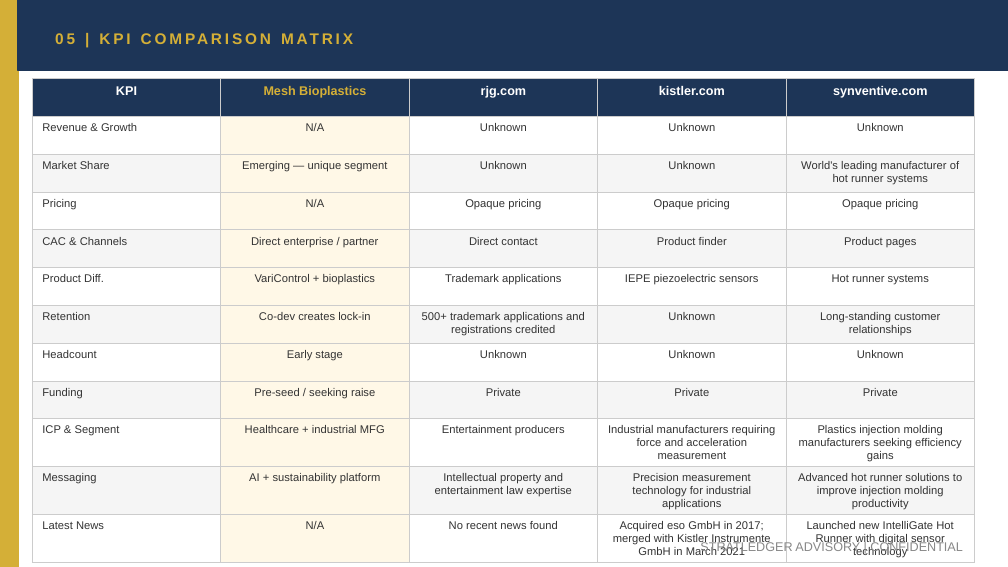
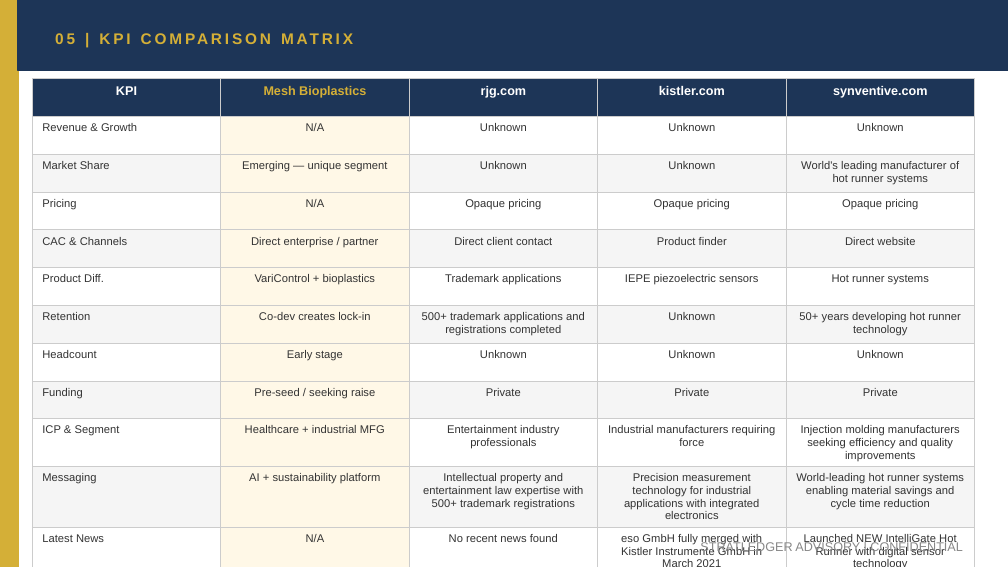
Before and after one commit to apexmakeshop-dot/droplet-commands, a slide deck: slide 9 of mesh_bioplastics_CI_Report.pptx. Drawn at 1008x567 pixels with LibreOffice and Linux fonts; fonts in the diff are those of the drawing. Boxes give left, top, right and bottom in pixels: in the first picture for what was removed or moved away, otherwise in the second. Text is boxed around its words. In the diff, an @@ line names an element or a change of style, - is before the commit and + after.

```diff
--- a/mesh_bioplastics_CI_Report.pptx
+++ b/mesh_bioplastics_CI_Report.pptx
@@ table at <box>32,79,975,561</box> @@
-row 5, column 3: Direct contact
+row 5, column 3: Direct client contact
-row 5, column 5: Product pages
+row 5, column 5: Direct website
-row 7, column 3: 500+ trademark applications and registrations credited
+row 7, column 3: 500+ trademark applications and registrations completed
-row 7, column 5: Long-standing customer relationships
+row 7, column 5: 50+ years developing hot runner technology
-row 10: ICP & Segment | Healthcare + industrial MFG | Entertainment producers | Industrial manufacturers requiring force and acceleration measurement | Plastics injection molding manufacturers seeking efficiency gains
+row 10: ICP & Segment | Healthcare + industrial MFG | Entertainment industry professionals | Industrial manufacturers requiring force | Injection molding manufacturers seeking efficiency and quality improvements
-row 11: Messaging | AI + sustainability platform | Intellectual property and entertainment law expertise | Precision measurement technology for industrial applications | Advanced hot runner solutions to improve injection molding productivity
+row 11: Messaging | AI + sustainability platform | Intellectual property and entertainment law expertise with 500+ trademark registrations | Precision measurement technology for industrial applications with integrated electronics | World-leading hot runner systems enabling material savings and cycle time reduction
-row 12, column 4: Acquired eso GmbH in 2017; merged with Kistler Instrumente GmbH in March 2021
+row 12, column 4: eso GmbH fully merged with Kistler Instrumente GmbH in March 2021
-row 12, column 5: Launched new IntelliGate Hot Runner with digital sensor technology
+row 12, column 5: Launched NEW IntelliGate Hot Runner with digital sensor technology
```
Also in this commit, not shown: 4 other slides changed.
